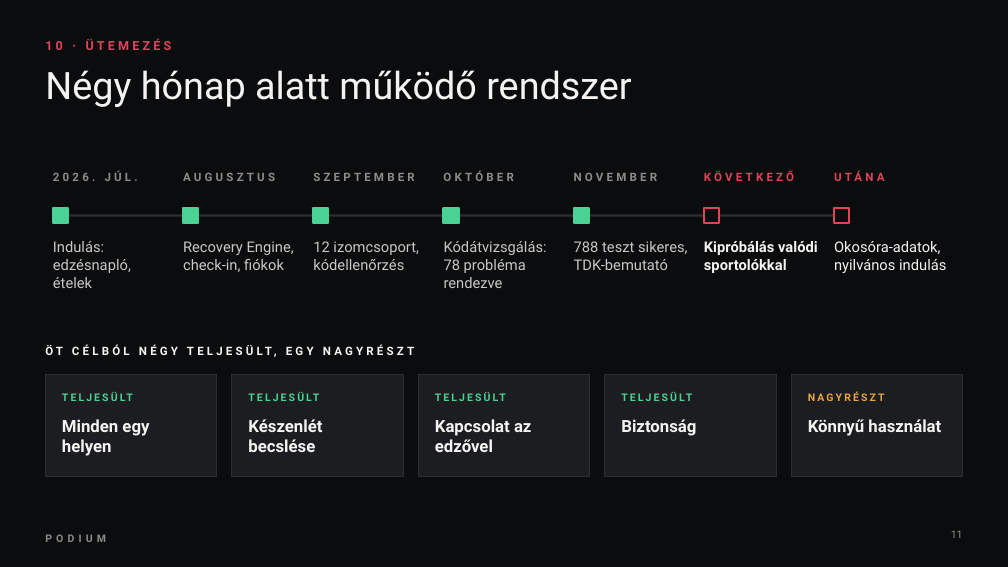
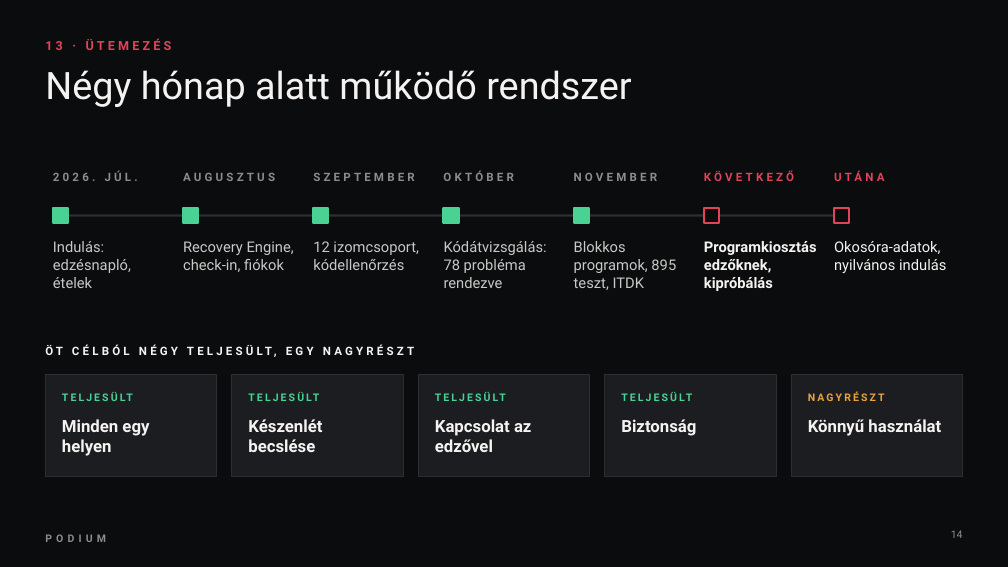
Before and after one commit to almateszem/repo, a slide deck: slide 14 of Prezentacio/Podium-bemutato.pptx (slide 11 before the commit). Drawn at 1008x567 pixels with LibreOffice and Linux fonts; fonts in the diff are those of the drawing; background and template pictures are left out. Boxes give left, top, right and bottom in pixels: in the first picture for what was removed or moved away, otherwise in the second. Text is boxed around its words. In the diff, an @@ line names an element or a change of style, - is before the commit and + after.

Commit message:
Prezentáció: frissített bemutató, előadás-szöveg és hibalista

```diff
--- a/Prezentacio/Podium-bemutato.pptx
+++ b/Prezentacio/Podium-bemutato.pptx
@@ text at <box>45,38,172,50</box>: text changed @@
-10 · ÜTEMEZÉS
+13 · ÜTEMEZÉS
@@ text at <box>574,241,676,290</box>: text changed @@
-788 teszt sikeres, TDK-bemutató
+Blokkos programok, 895 teszt, ITDK
@@ text at <box>704,241,817,291</box>: text changed @@
-Kipróbálás valódi sportolókkal
+Programkiosztás edzőknek, kipróbálás
@@ page number at <box>951,530,963,538</box>: text changed @@
-11
+14
```
Also in this commit, not shown: 5 other slides changed, 3 slides added, 2 other files.
